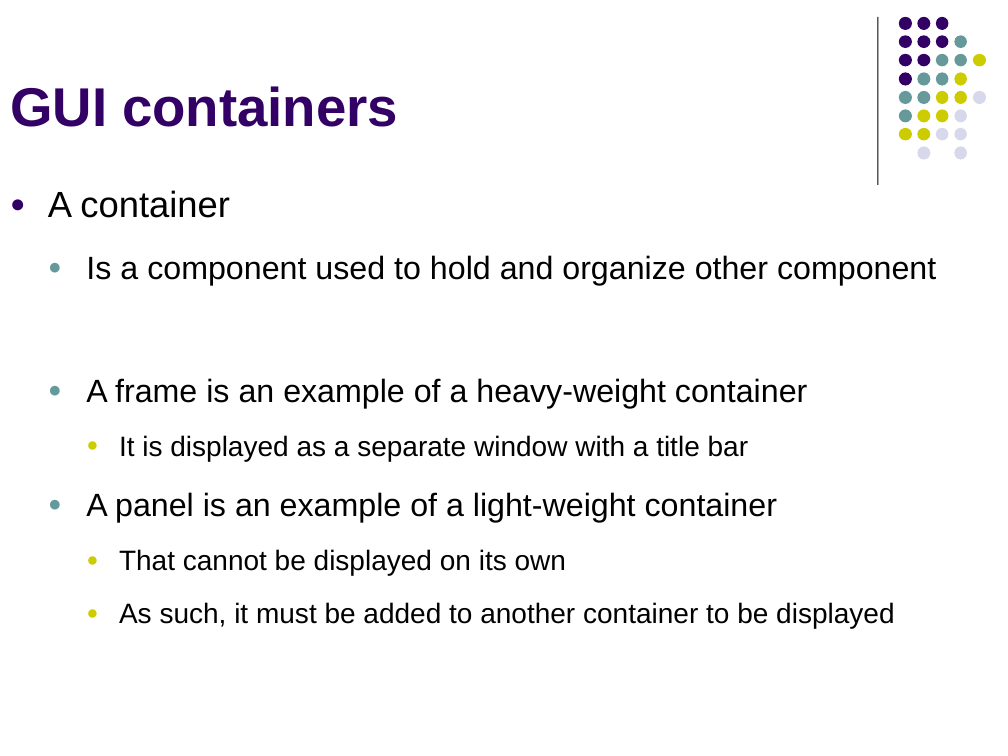
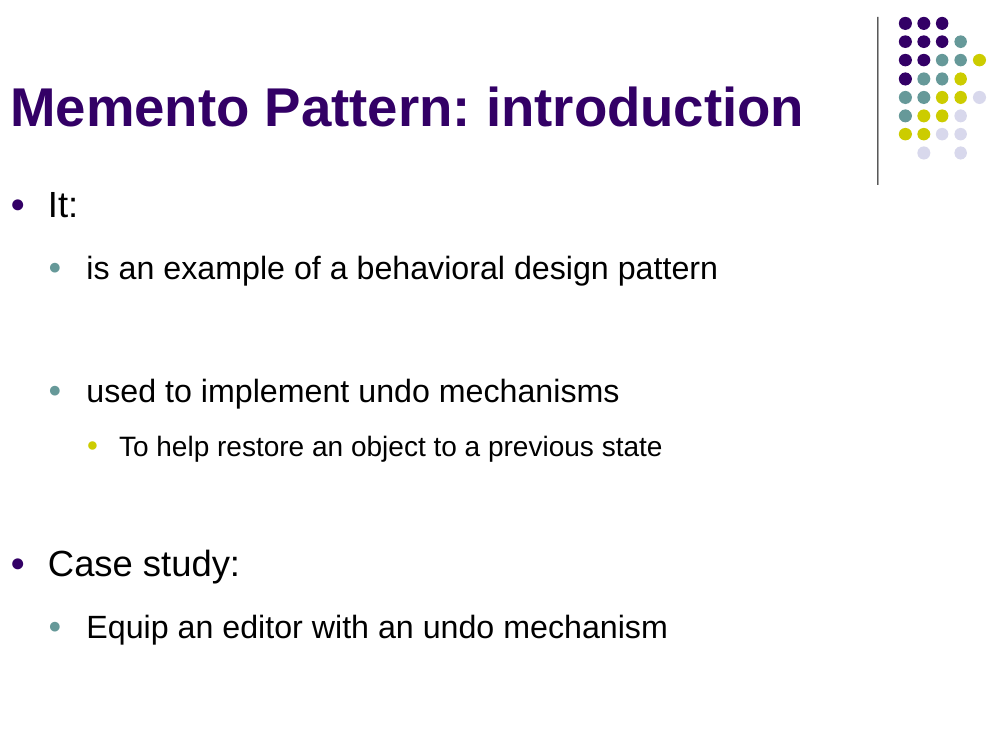
Before and after one commit to wissamfawaz/lau-coe312-data-structures, a slide deck: slide 5 of slides/Lecture4.pptx (slide 3 before the commit). Drawn at 1008x756 pixels with LibreOffice and Linux fonts; fonts in the diff are those of the drawing. Boxes give left, top, right and bottom in pixels: in the first picture for what was removed or moved away, otherwise in the second. Text is boxed around its words. In the diff, an @@ line names an element or a change of style, - is before the commit and + after.

```diff
--- a/slides/Lecture4.pptx
+++ b/slides/Lecture4.pptx
@@ title at bbox=[10, 86, 804, 127]: text changed @@
-GUI containers
+Memento Pattern: introduction
@@ text at bbox=[48, 192, 718, 645]: text changed @@
-● A container
-  ● Is a component used to hold and organize other component
-  ● A frame is an example of a heavy-weight container
-    ● It is displayed as a separate window with a title bar
-  ● A panel is an example of a light-weight container
-    ● That cannot be displayed on its own
-    ● As such, it must be added to another container to be displayed
+● It:
+  ● is an example of a behavioral design pattern
+  ● used to implement undo mechanisms
+    ● To help restore an object to a previous state
+● Case study:
+  ● Equip an editor with an undo mechanism
```
Also in this commit, not shown: 1 other slide changed, 6 slides added, 4 slides removed.
